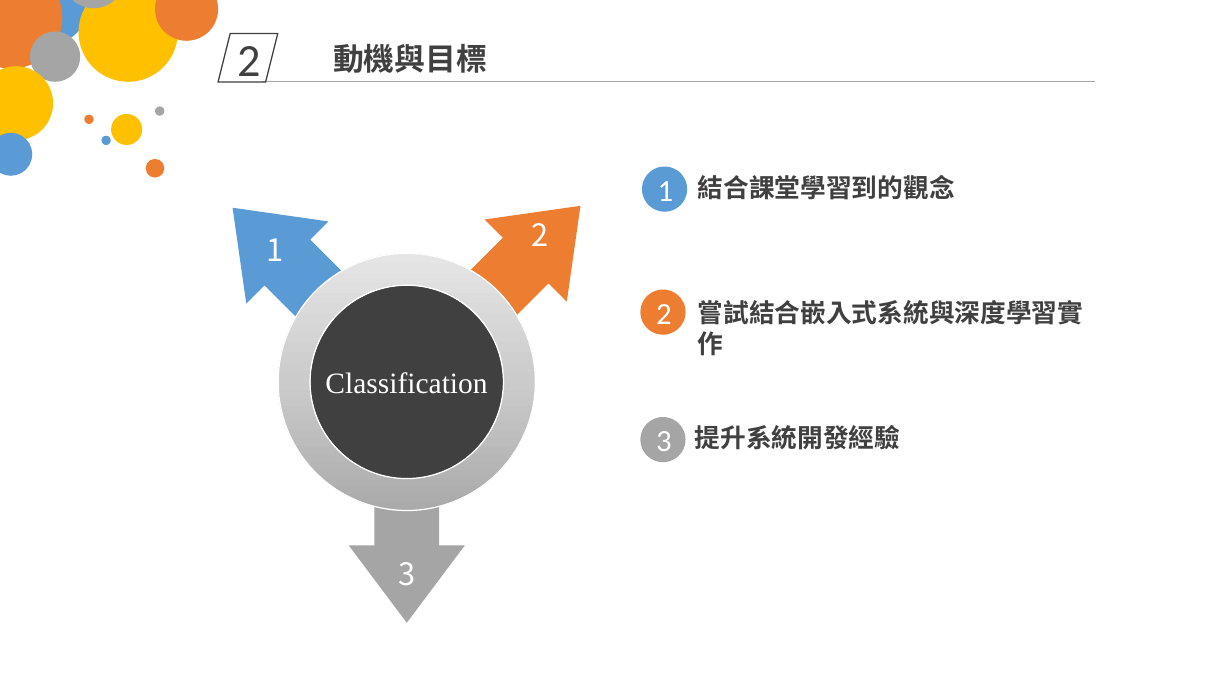
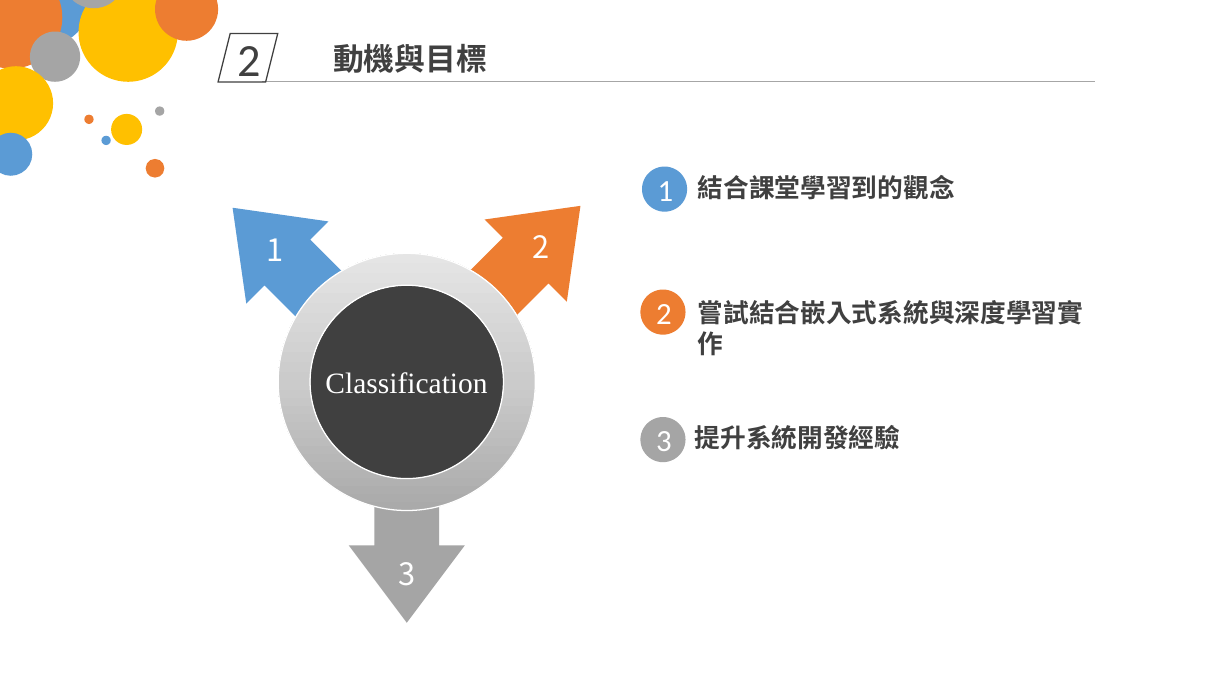
Before and after one commit to Chou0426/Design-of-Embedded-Microprocessor-Systems_NTUST, a slide deck: slide 6 of 期末專案.pptx. Drawn at 1232x693 pixels with LibreOffice and Linux fonts; fonts in the diff are those of the drawing. Boxes give left, top, right and bottom in pixels: in the first picture for what was removed or moved away, otherwise in the second. Text is boxed around its words. In the diff, an @@ line names an element or a change of style, - is before the commit and + after.

```diff
--- a/期末專案.pptx
+++ b/期末專案.pptx
@@ text "2": place and size @@
-text "2" at bbox=[532, 223, 549, 246]
+text "2" at bbox=[533, 235, 550, 258]
```
Also in this commit, not shown: 4 other slides changed, 1 slide removed.
